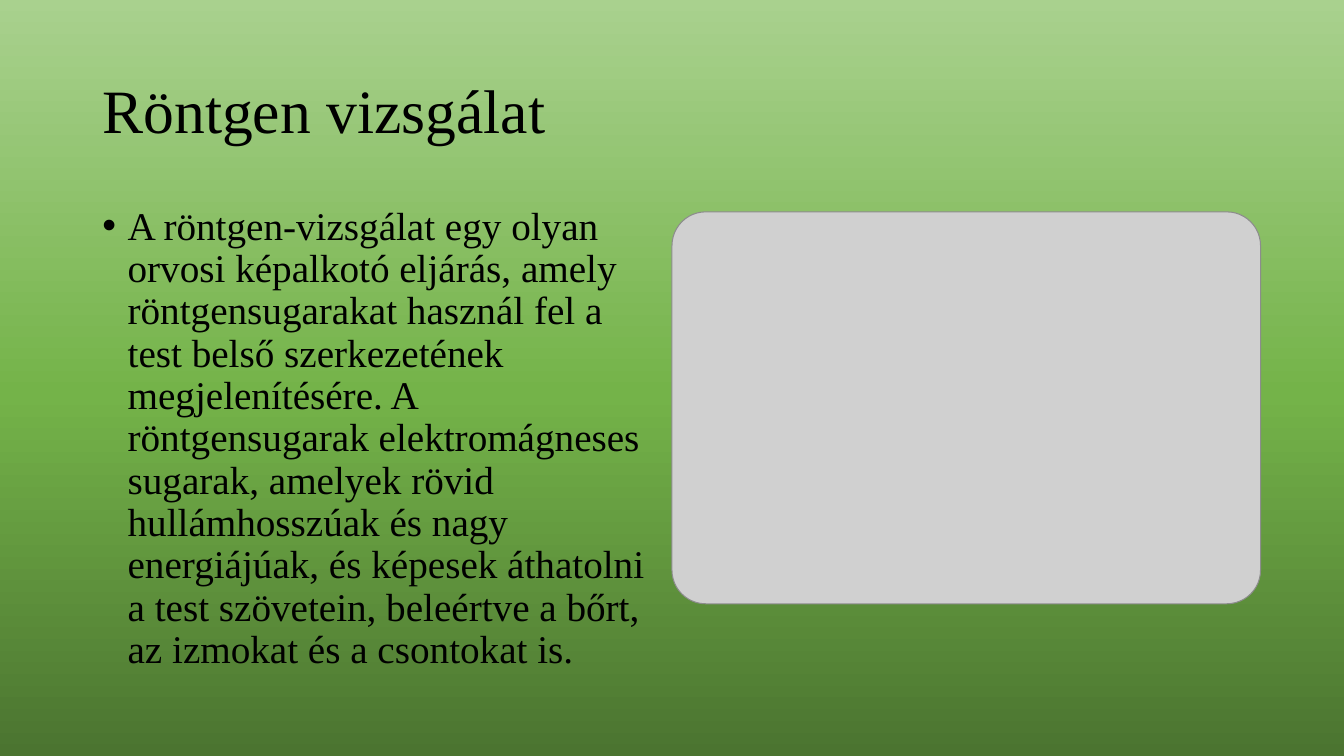
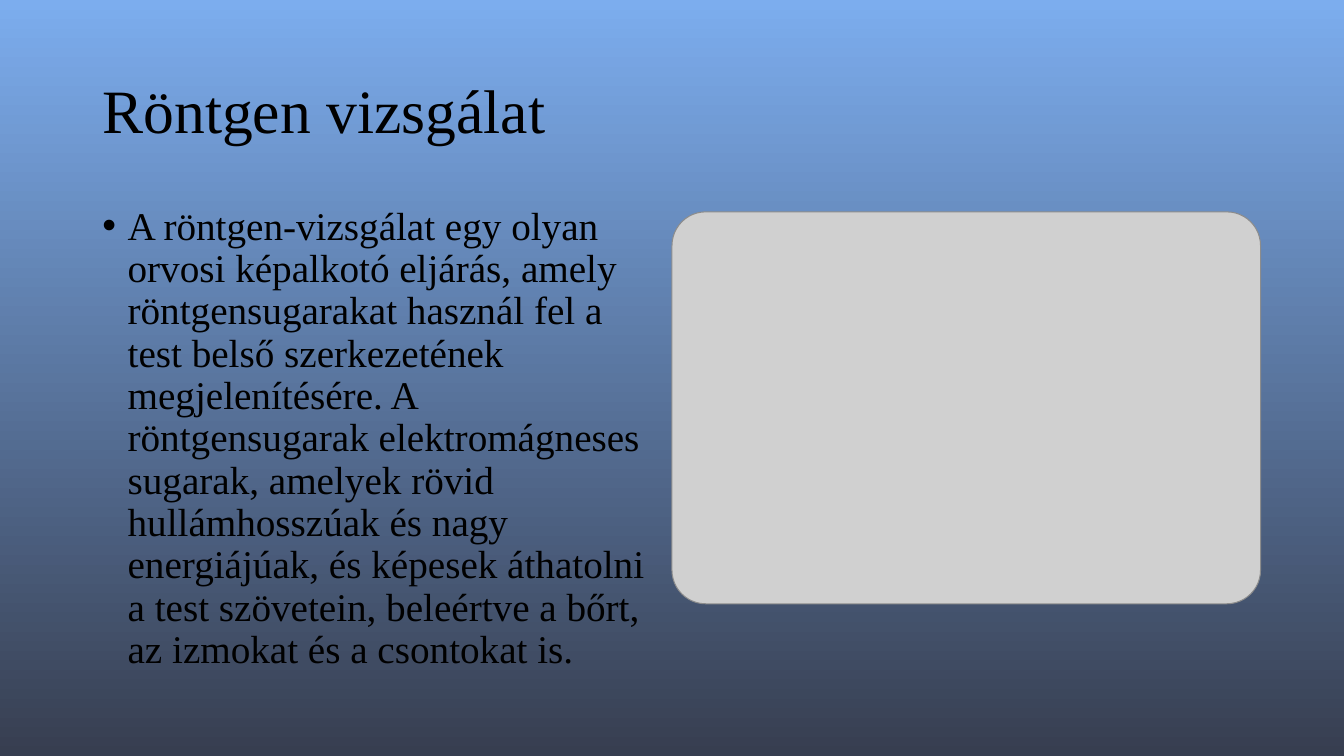
Before and after one commit to tib1222/elek, a slide deck: slide 4 of Elektromágneses hullámok.pptx (slide 3 before the commit). Drawn at 1344x756 pixels with LibreOffice and Linux fonts; fonts in the diff are those of the drawing; grey boxes stand for pictures. Boxes give left, top, right and bottom in pixels: in the first picture for what was removed or moved away, otherwise in the second. Text is boxed around its words. In the diff, an @@ line names an element or a change of style, - is before the commit and + after.

```diff
--- a/Elektromágneses hullámok.pptx
+++ b/Elektromágneses hullámok.pptx
@@ background gradient #4B7430 to #74B349 to #A9D18E to gradient #373E50 to #7CADEE @@
```
Also in this commit, not shown: 3 other slides changed, 5 slides added.
